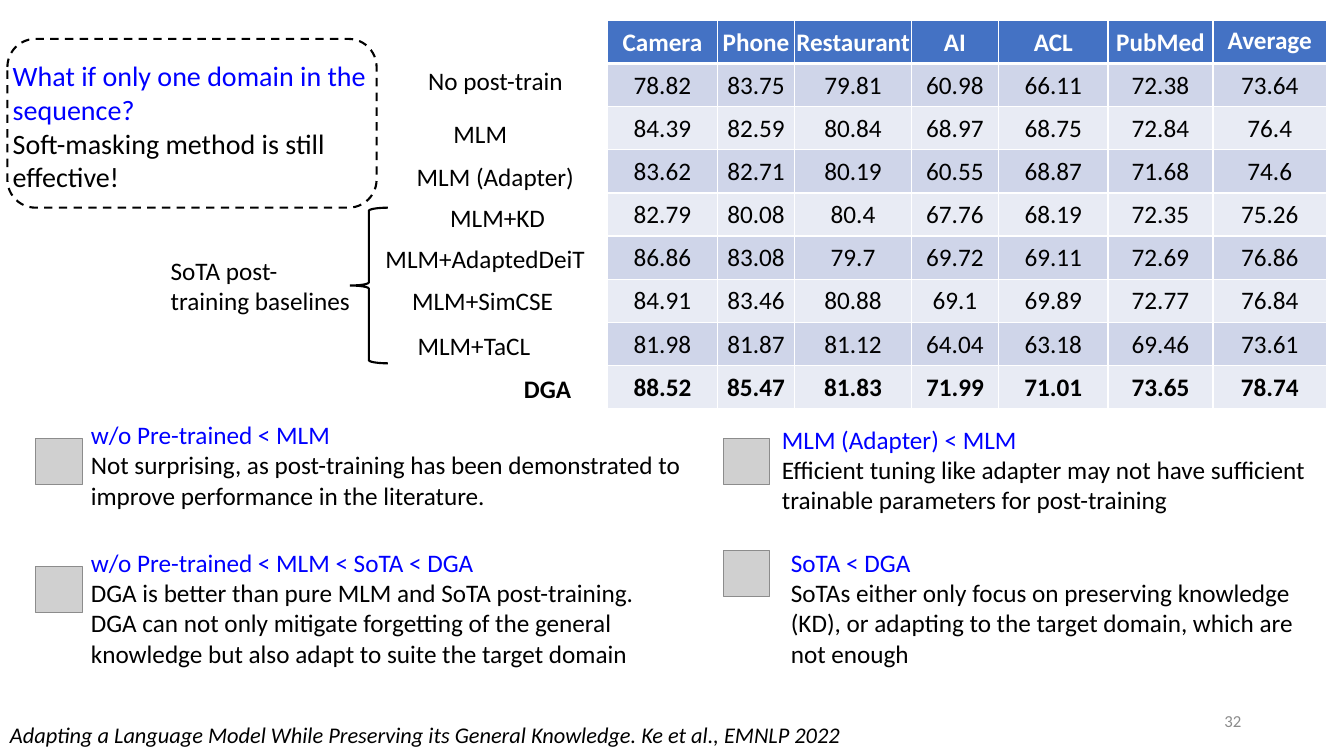
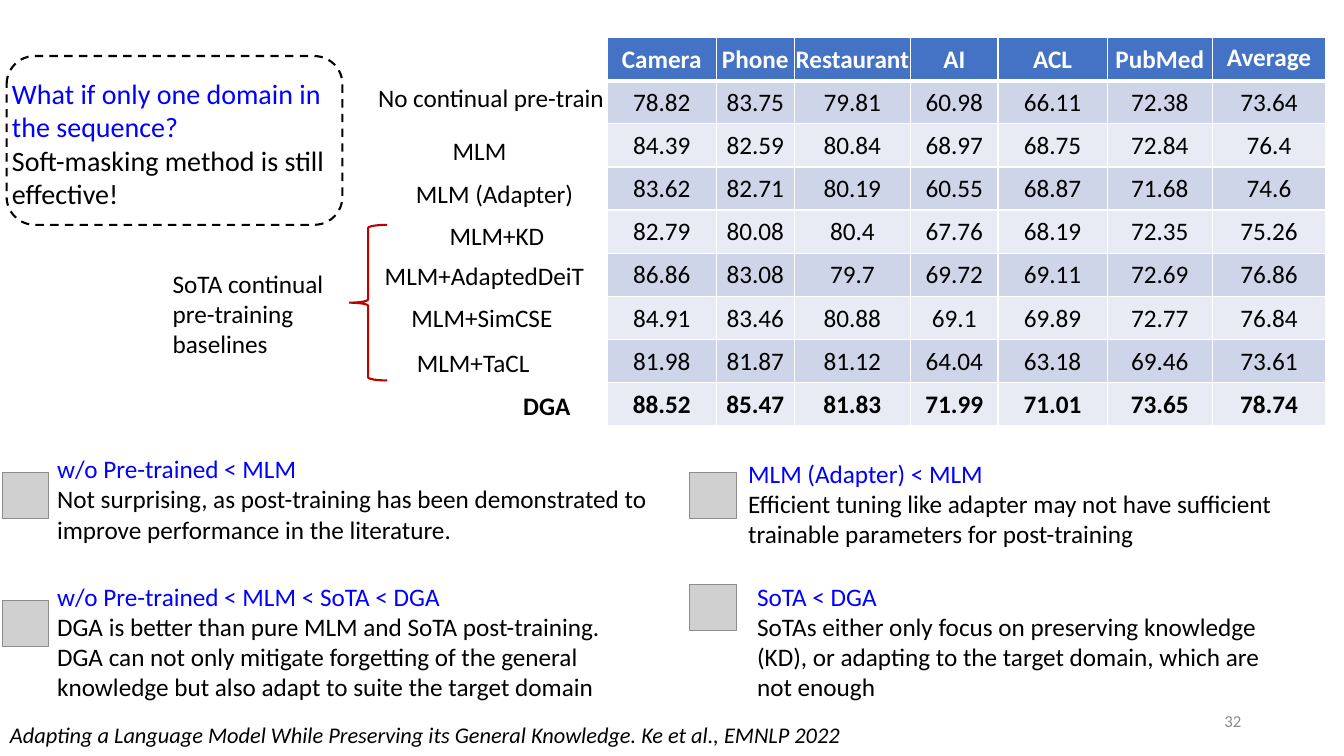
Before and after one commit to Vincent950129/Vincent950129.github.io, a slide deck: slide 32 of pdf/zixuan_defense.pptx. Drawn at 1344x756 pixels with LibreOffice and Linux fonts; fonts in the diff are those of the drawing; grey boxes stand for pictures. Boxes give left, top, right and bottom in pixels: in the first picture for what was removed or moved away, otherwise in the second. Text is boxed around its words. In the diff, an @@ line names an element or a change of style, - is before the commit and + after.

```diff
--- a/pdf/zixuan_defense.pptx
+++ b/pdf/zixuan_defense.pptx
@@ rounded rectangle: place and size @@
-rounded rectangle at [7,39,376,208]
+rounded rectangle at [7,56,343,225]
@@ text "What if only one domain ..." rewrapped from [13,66,366,188] to [12,84,324,205] @@
@@ text at [378,89,604,111]: text changed @@
-No post-train
+No continual pre-train
@@ 7 texts, 1 table, 1 left brace: place and size @@
-7 texts, 1 table, 1 left brace at [350,20,1327,408]
+7 texts, 1 table, 1 left brace at [349,37,1326,425]
@@ left brace at [349,225,387,380]: outline #000000 1.5 pt to #C00000 1.5 pt @@
@@ text at [173,275,323,354]: text changed @@
-SoTA post-training baselines
+SoTA continual pre-training baselines
@@ 4 pictures, 4 texts: place and size @@
-4 pictures, 4 texts at [36,426,1305,668]
+4 pictures, 4 texts at [2,460,1271,701]
```
Also in this commit, not shown: 12 other slides changed.
